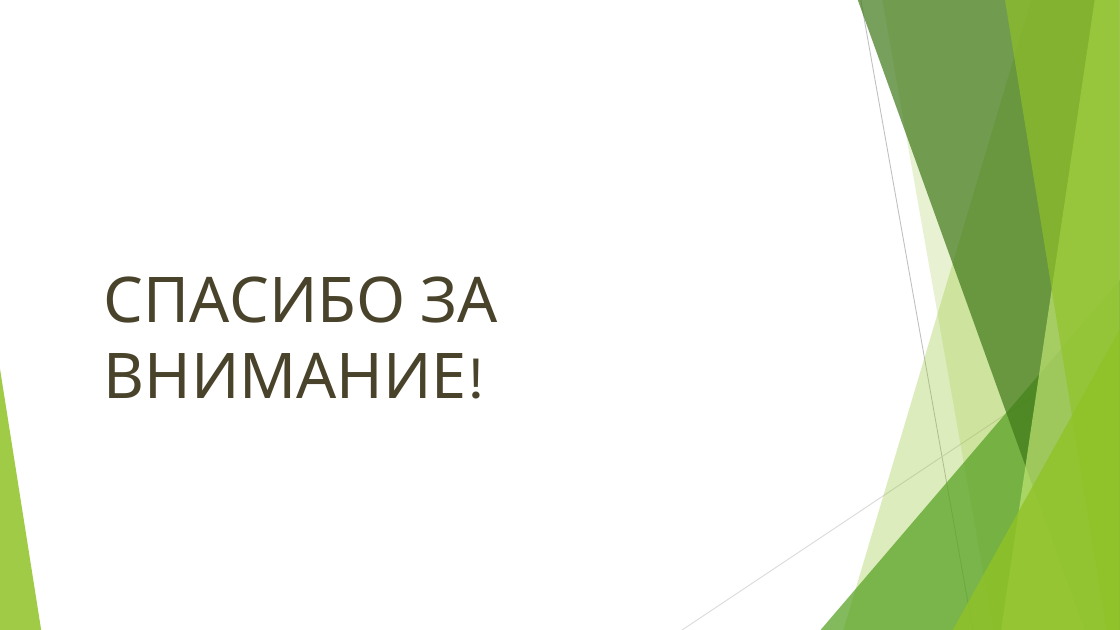
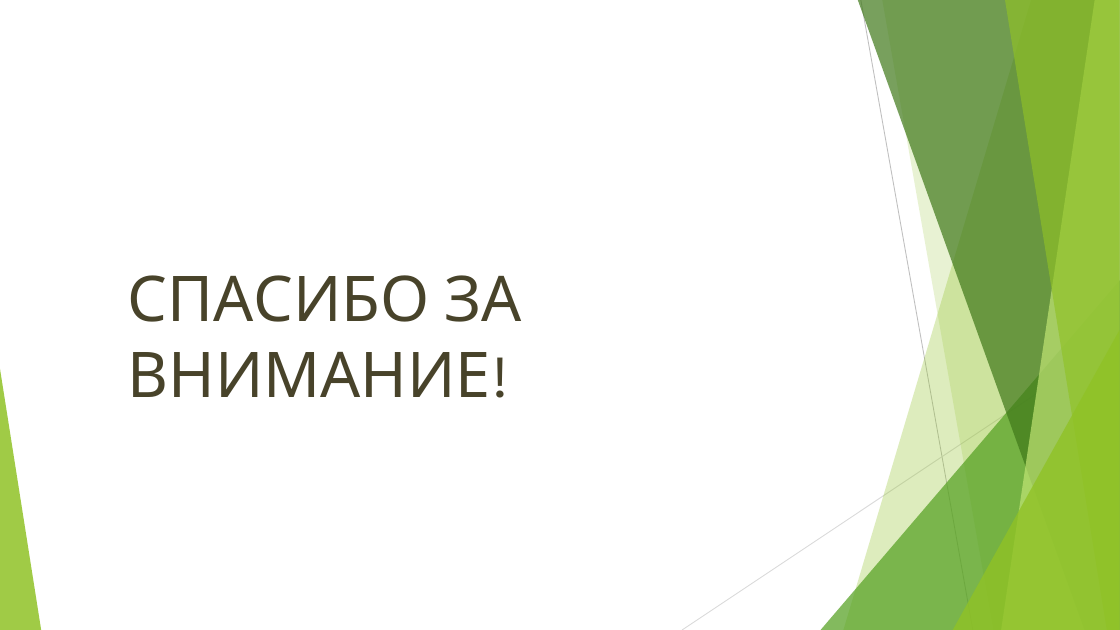
Before and after one commit to cultm1nd/diplom, a slide deck: slide 12 of презентацияДП Боровинских.pptx. Drawn at 1120x630 pixels with LibreOffice and Linux fonts; fonts in the diff are those of the drawing. Boxes give left, top, right and bottom in pixels: in the first picture for what was removed or moved away, otherwise in the second. Text is boxed around its words. In the diff, an @@ line names an element or a change of style, - is before the commit and + after.

```diff
--- a/презентацияДП Боровинских.pptx
+++ b/презентацияДП Боровинских.pptx
@@ text "СПАСИБО ЗА ВНИМАНИЕ!": place and size @@
-text "СПАСИБО ЗА ВНИМАНИЕ!" at bbox=[104, 276, 498, 398]
+text "СПАСИБО ЗА ВНИМАНИЕ!" at bbox=[128, 275, 522, 397]
```
Also in this commit, not shown: 2 other slides changed.
